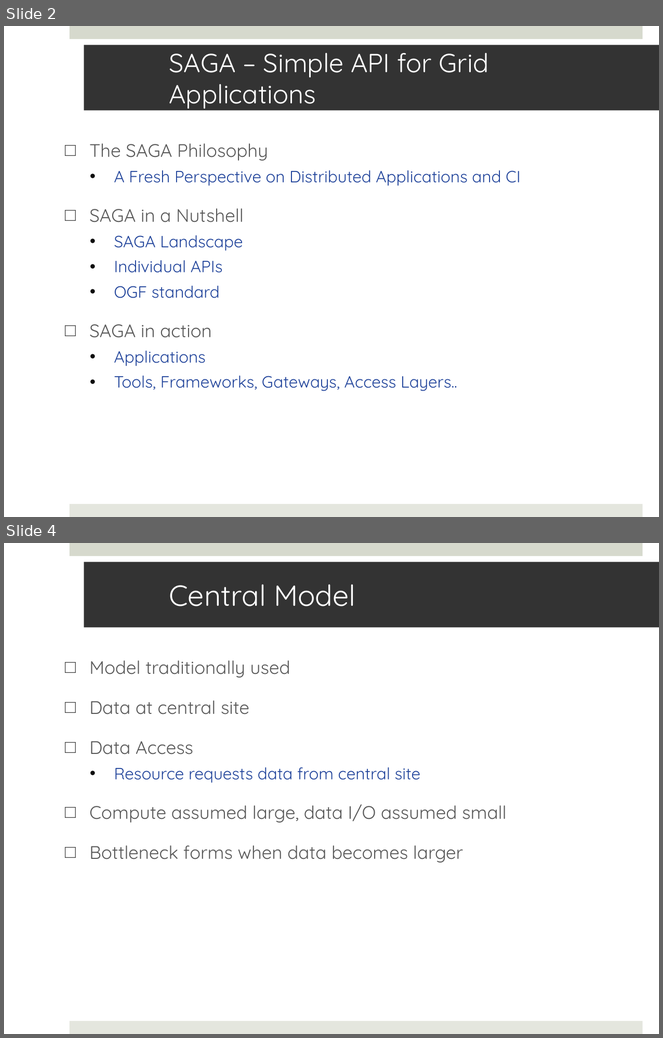
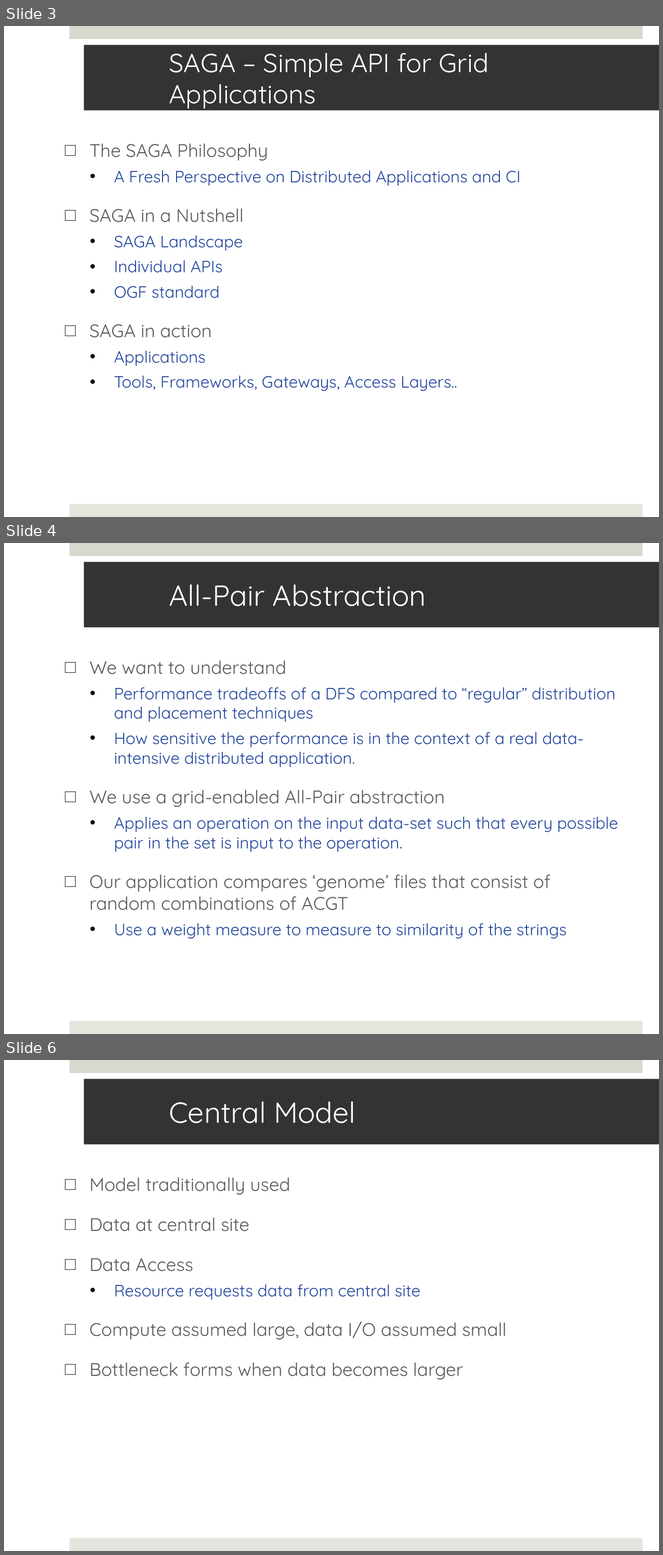
Before and after one commit to saga-project/saga-cpp-legacy-projects, a slide deck: papers/data_intensive/eScience09/RoyalSocietyPresentation.pptx. Shown one above the other, each under a label of ours: slides 2 and 4 before the commit, slides 3, 4 and 6 after it; the slides between them are not shown. The pictures are 663x1038 and 663x1555 pixels, drawn with LibreOffice and Linux fonts; fonts in the diff are those of the drawing; background and template pictures are left out. Boxes give left, top, right and bottom in pixels: in the first picture for what was removed or moved away, otherwise in the second. Text is boxed around its words. In the diff, an @@ line names an element or a change of style, - is before the commit and + after.

```diff
--- a/papers/data_intensive/eScience09/RoyalSocietyPresentation.pptx
+++ b/papers/data_intensive/eScience09/RoyalSocietyPresentation.pptx
@@ slide 4 added at <box>4,543,659,1034</box>, background #FFFFFF; not listed: 2 template elements that a slide beside it also shows @@
@@ title added at <box>84,562,659,628</box>, fill #333333, 32 pt, text #FFFFFF @@
+All-Pair Abstraction
@@ text added at <box>89,661,618,939</box>, 18 pt, text #21449B @@
+□ We want to understand
+  • Performance tradeoffs of a DFS compared to “regular” distribution and placement techniques
+  • How sensitive the performance is in the context of a real data-intensive distributed application.
+□ We use a grid-enabled All-Pair abstraction
+  • Applies an operation on the input data-set such that every possible pair in the set is input to the operation.
+□ Our application compares ‘genome’ files that consist of random combinations of ACGT
+  • Use a weight measure to measure to similarity of the strings
@@ what was slide 2 is now slide 3 @@
@@ what was slide 4 is now slide 6 @@
```
Also in this commit, not shown: 3 slides changed, 2 other slides added, 2 slides removed.
